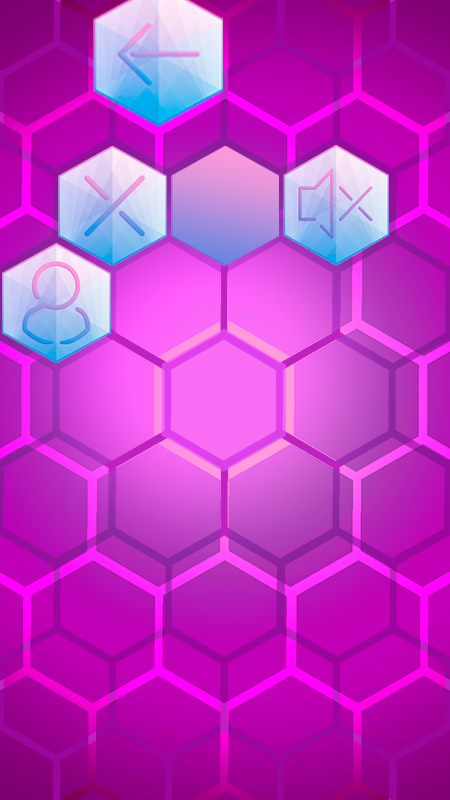
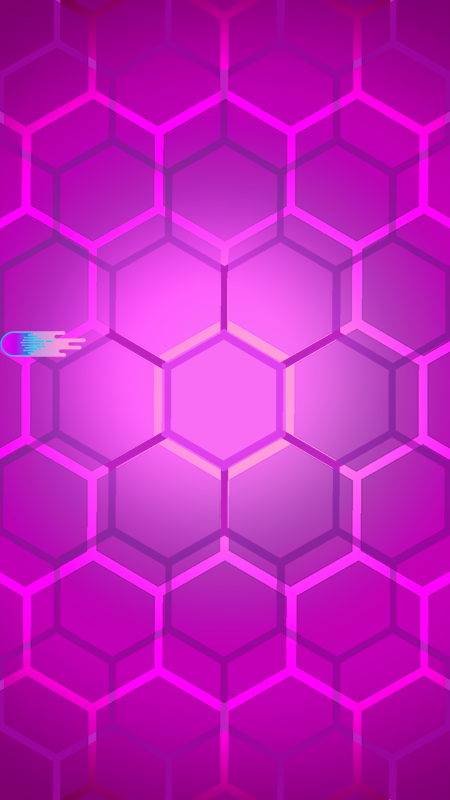
Comparing the layer stacks of the two (450, 800) images. Changes:
added layer "fast_comet_original" above "hex_but_profile" over [0,331,86,357]
hid "hex_but_profile" over [2,243,111,363]
hid "hex_but_close" over [58,146,167,266]
hid "hex_but_press" over [171,147,279,266]
hid "hex_but_voloff" over [283,145,389,266]
hid "hex_but_back_right" over [93,0,223,127]
hid "hex_but_volon" over [171,146,279,265]
